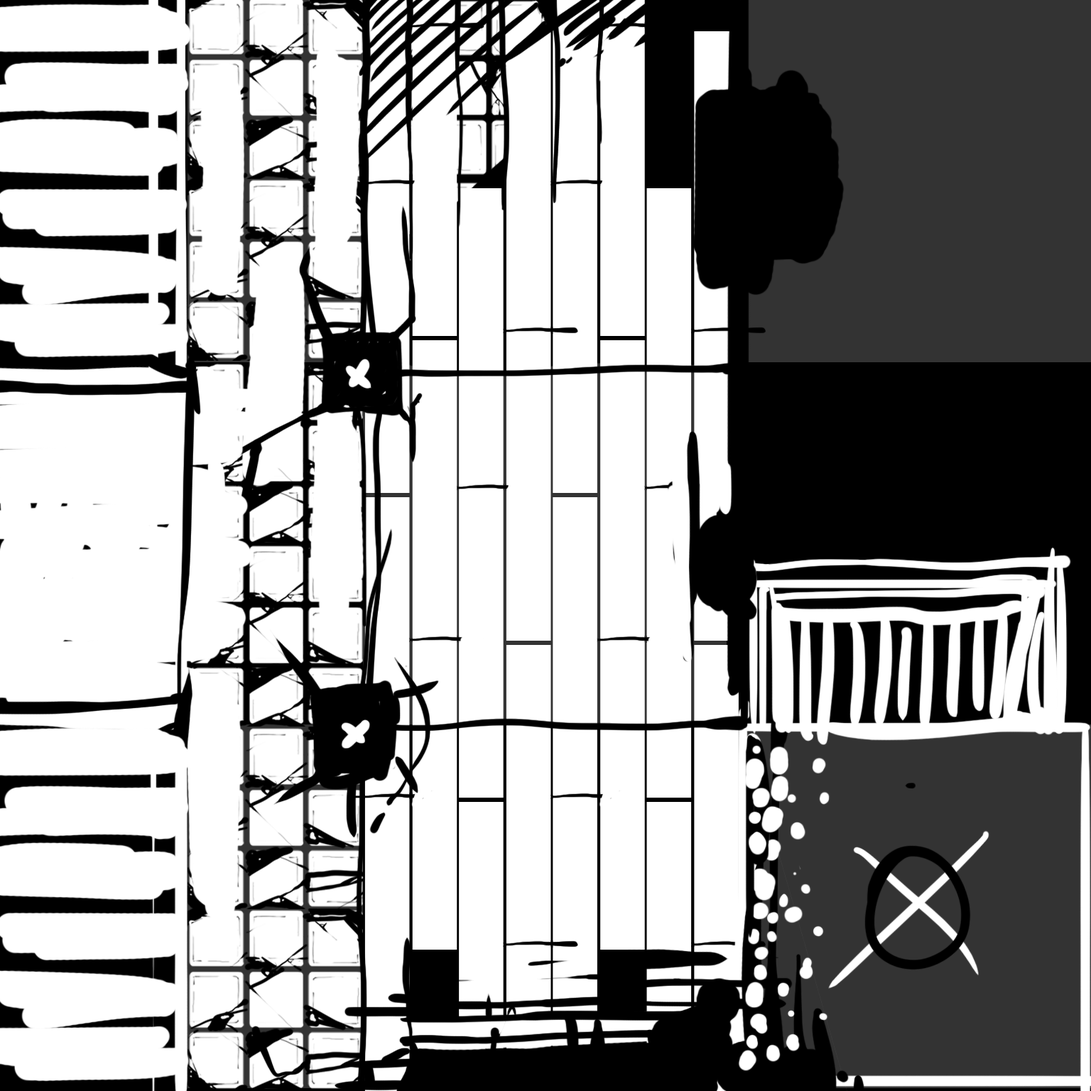
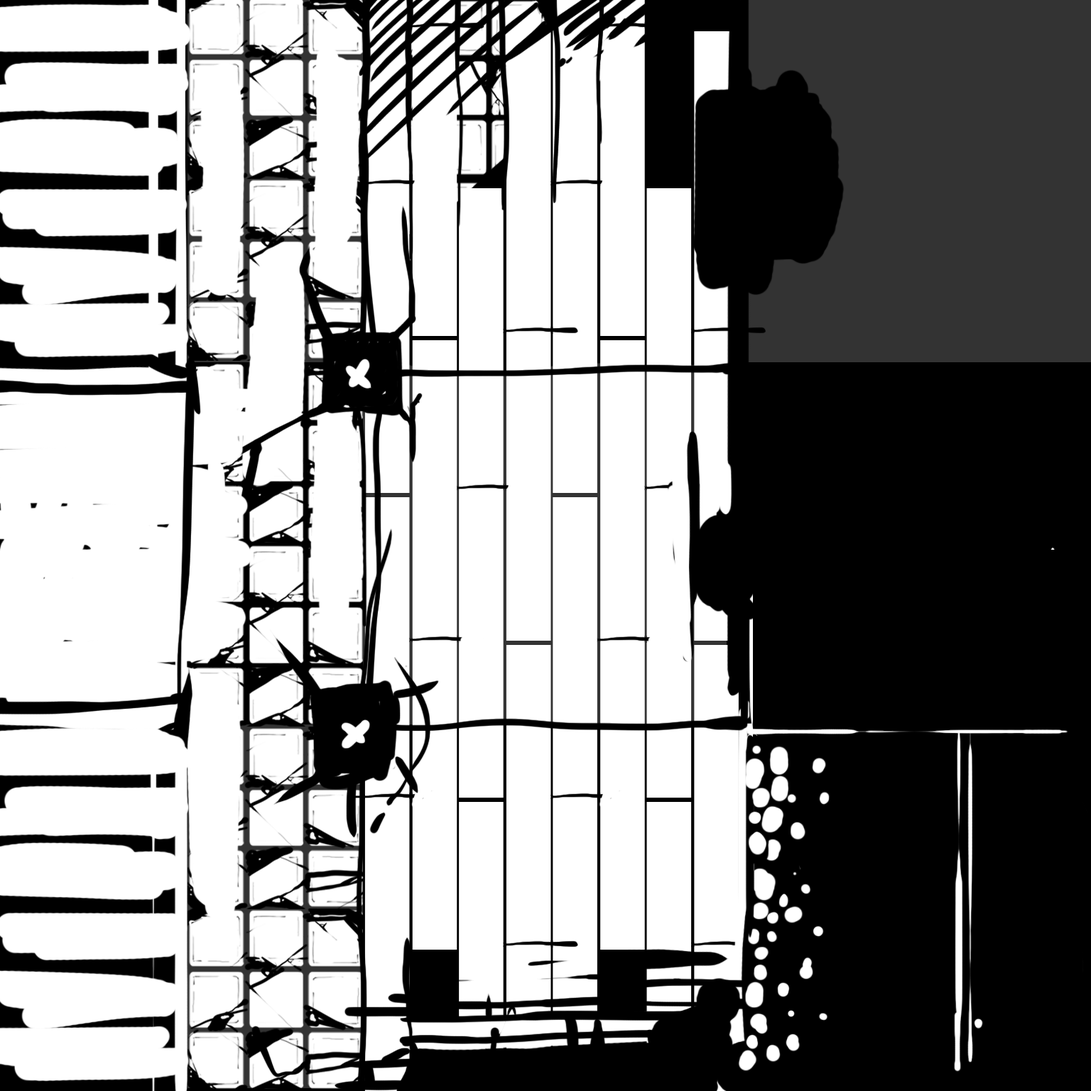
Revision of a layered 1091 x 1091 image; what changed, layer by layer:
added layer "Layer 12" above "Layer 11" over [746, 728, 1069, 1073]
added layer "Layer 11" above "Layer 9" over [751, 693, 1091, 747]
added layer "Layer 10" above "Layer 8" over [753, 550, 1091, 1091]
